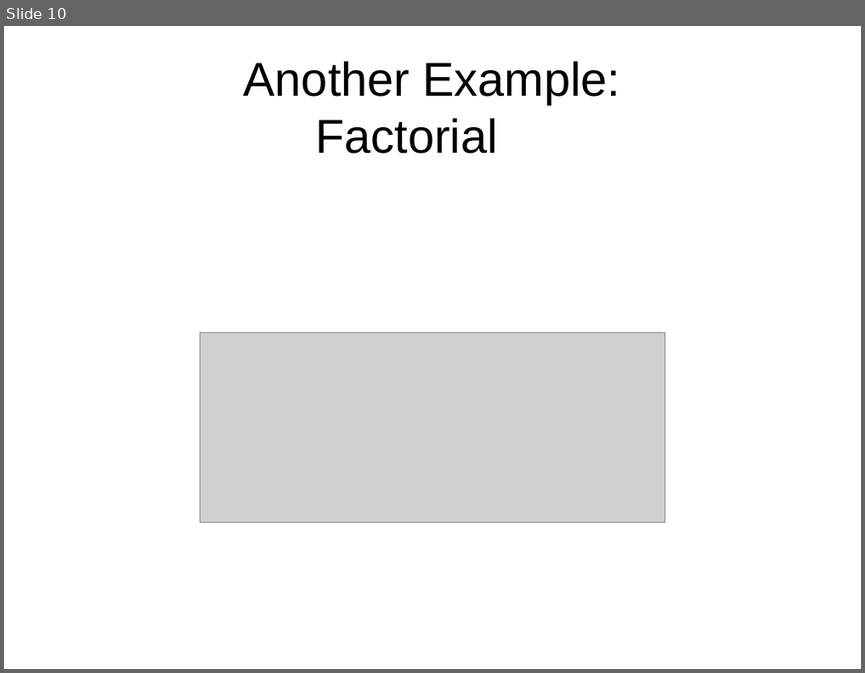
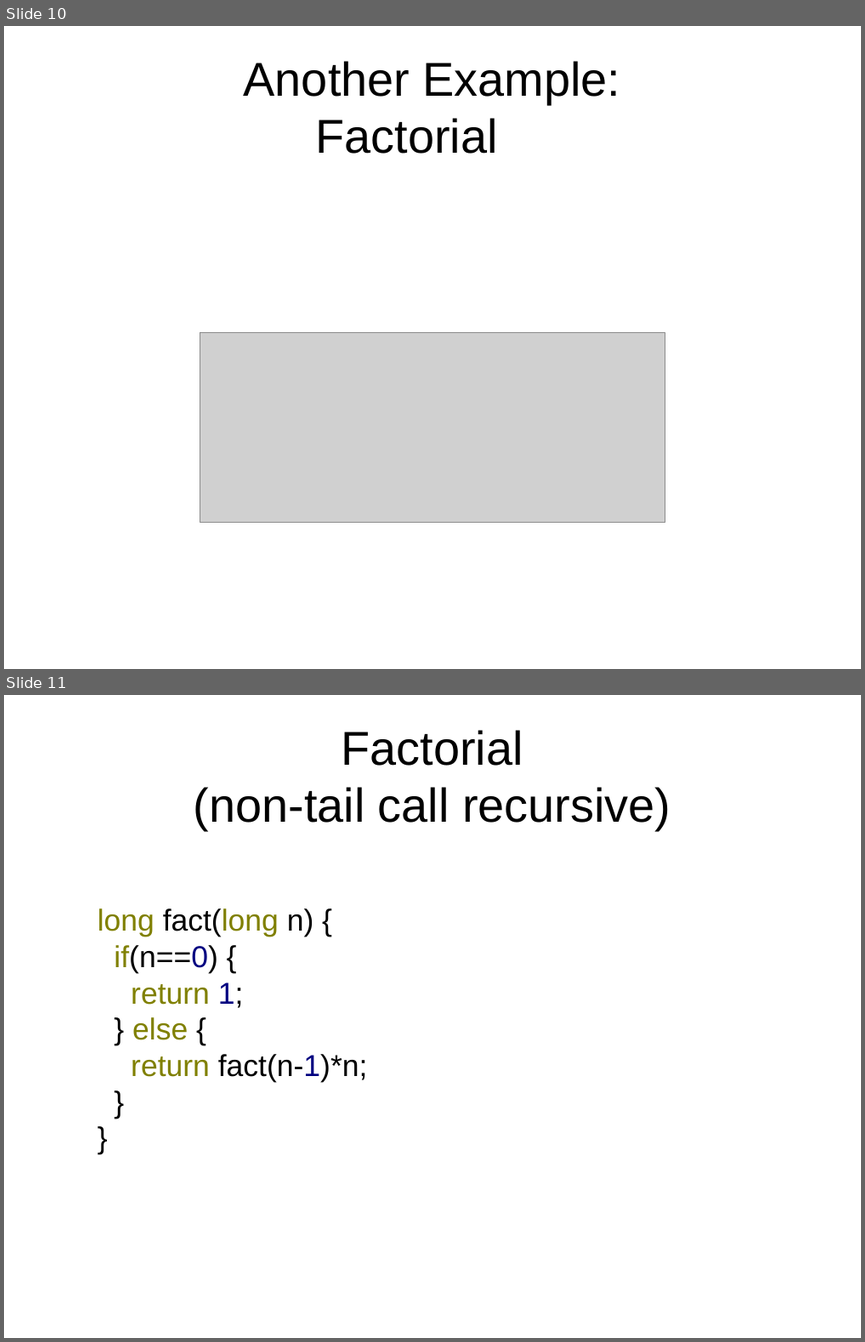
Before and after one commit to philtomson/TCO_in_gcc_talk, a slide deck: TCO_in_gcc.odp. Shown one above the other, each under a label of ours: slide 10 before the commit, slides 10 and 11 after it. The pictures are 865x673 and 865x1342 pixels, drawn with LibreOffice and Linux fonts; fonts in the diff are those of the drawing; grey boxes stand for pictures. Boxes give left, top, right and bottom in pixels: in the first picture for what was removed or moved away, otherwise in the second. Text is boxed around its words. In the diff, an @@ line names an element or a change of style, - is before the commit and + after.

```diff
--- a/TCO_in_gcc.odp
+++ b/TCO_in_gcc.odp
@@ slide 11 added at [4, 695, 861, 1338], background #FFFFFF @@
@@ title added at [194, 730, 670, 830], 44 pt, text #000000 @@
+Factorial
+(non-tail call recursive)
@@ text added at [98, 908, 368, 1082], 28 pt, text #000000 @@
+long fact(long n) {
+if(n==0) {
+return 1;
+} else {
+return fact(n-1)*n;
+}
+}
```
Also in this commit, not shown: 1 slide changed, 5 other slides added.
